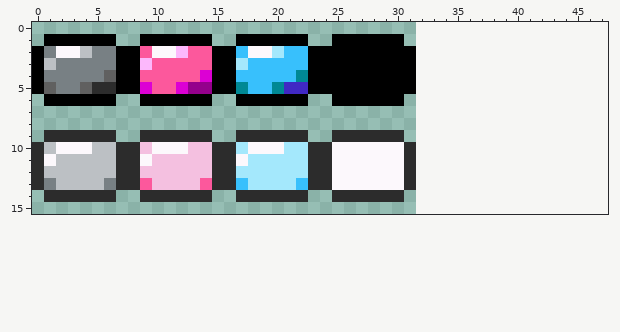
Two versions of one pixel-art file, Aseprite/Pegs.aseprite. Above: the version before the commit.
32x16 pixels, 1 frame. The old version is drawn lined up with the new one, on the new canvas.
After:
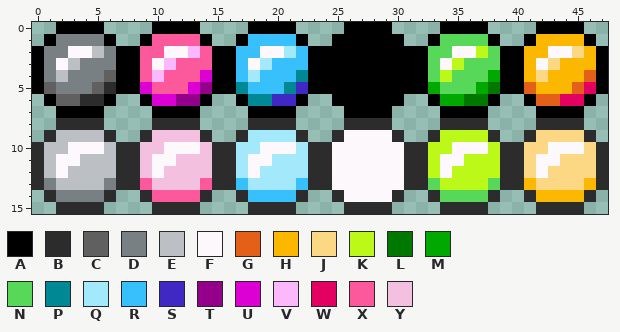
Palette (. is transparent): A #000000  B #2c2c2c  C #606060  D #788084  E #bcc0c4  F #fcf8fc  G #e46018  H #fcb800  J #fcd884  K #bcf818  L #007800  M #00a800  N #58d858  P #008894  Q #a4e8fc  R #38c0fc  S #4028c4  T #94008c  U #dc00d4  V #fcb8fc  W #e40060  X #fc589c  Y #f4c0e0
The edit:
{"change": "canvas 32x16 -> 48x16"}
{"y":0,"x":2,"old":"....","new":"AAAA"}
{"y":0,"x":10,"old":"....","new":"AAAA"}
{"y":0,"x":18,"old":"....","new":"AAAA"}
{"y":0,"x":26,"old":"....","new":"AAAA"}
{"y":0,"x":34,"old":"....","new":"AAAA"}
{"y":0,"x":42,"old":"....","new":"AAAA"}
{"y":1,"x":2,"old":"AAAA","new":"DDDD"}
{"y":1,"x":10,"old":"AAAA","new":"XXXX"}
{"y":1,"x":18,"old":"AAAA","new":"RRRR"}
{"y":1,"x":33,"old":"......","new":"ANNNNA"}
{"y":1,"x":41,"old":"......","new":"AHHHHA"}
{"y":2,"x":2,"old":"F","new":"D"}
{"y":2,"x":4,"old":"ED","new":"FE"}
{"y":2,"x":10,"old":"F","new":"X"}
{"y":2,"x":12,"old":"VX","new":"FV"}
{"y":2,"x":18,"old":"F","new":"R"}
{"y":2,"x":20,"old":"QR","new":"FQ"}
{"y":2,"x":32,"old":"................","new":"ANNFFKNAAHHFFJHA"}
{"y":3,"x":1,"old":"EDD","new":"DFE"}
{"y":3,"x":9,"old":"VXX","new":"XFV"}
{"y":3,"x":17,"old":"QRR","new":"RFQ"}
{"y":3,"x":32,"old":"................","new":"ANFKNNNAAHFJHHHA"}
{"y":4,"x":2,"old":"D","new":"E"}
{"y":4,"x":10,"old":"X","new":"V"}
{"y":4,"x":18,"old":"R","new":"Q"}
{"y":4,"x":32,"old":"................","new":"ANKNNNMAAHJHHHGA"}
{"y":5,"x":4,"old":"CB","new":"DC"}
{"y":5,"x":12,"old":"UT","new":"XU"}
{"y":5,"x":20,"old":"PS","new":"RP"}
{"y":5,"x":32,"old":"................","new":"AMNNNMLAAGHHHGWA"}
{"y":6,"x":2,"old":"AAAA","new":"CCBB"}
{"y":6,"x":10,"old":"AAAA","new":"UUTT"}
{"y":6,"x":18,"old":"AAAA","new":"PPSS"}
{"y":6,"x":33,"old":"......","new":"AMMLLA"}
{"y":6,"x":41,"old":"......","new":"AGGWWA"}
{"y":7,"x":2,"old":"....","new":"AAAA"}
{"y":7,"x":10,"old":"....","new":"AAAA"}
{"y":7,"x":18,"old":"....","new":"AAAA"}
{"y":7,"x":26,"old":"....","new":"AAAA"}
{"y":7,"x":34,"old":"....","new":"AAAA"}
{"y":7,"x":42,"old":"....","new":"AAAA"}
{"y":8,"x":2,"old":"....","new":"BBBB"}
{"y":8,"x":10,"old":"....","new":"BBBB"}
{"y":8,"x":18,"old":"....","new":"BBBB"}
{"y":8,"x":26,"old":"....","new":"BBBB"}
{"y":8,"x":34,"old":"....","new":"BBBB"}
{"y":8,"x":42,"old":"....","new":"BBBB"}
{"y":9,"x":2,"old":"BBBB","new":"EEEE"}
{"y":9,"x":10,"old":"BBBB","new":"YYYY"}
{"y":9,"x":18,"old":"BBBB","new":"QQQQ"}
{"y":9,"x":26,"old":"BBBB","new":"FFFF"}
{"y":9,"x":33,"old":"......","new":"BKKKKB"}
{"y":9,"x":41,"old":"......","new":"BJJJJB"}
{"y":10,"x":2,"old":"F","new":"E"}
{"y":10,"x":5,"old":"E","new":"F"}
{"y":10,"x":10,"old":"F","new":"Y"}
{"y":10,"x":13,"old":"Y","new":"F"}
{"y":10,"x":18,"old":"F","new":"Q"}
{"y":10,"x":21,"old":"Q","new":"F"}
{"y":10,"x":32,"old":"................","new":"BKKFFFKBBJJFFFJB"}
{"y":11,"x":1,"old":"FEE","new":"EFF"}
{"y":11,"x":9,"old":"FYY","new":"YFF"}
{"y":11,"x":17,"old":"FQQ","new":"QFF"}
{"y":11,"x":32,"old":"................","new":"BKFFKKKBBJFFJJJB"}
{"y":12,"x":2,"old":"E","new":"F"}
{"y":12,"x":10,"old":"Y","new":"F"}
{"y":12,"x":18,"old":"Q","new":"F"}
{"y":12,"x":32,"old":"................","new":"BKFKKKKBBJFJJJJB"}
{"y":13,"x":32,"old":"................","new":"BNKKKKNBBHJJJJHB"}
{"y":14,"x":2,"old":"BBBB","new":"DDDD"}
{"y":14,"x":10,"old":"BBBB","new":"XXXX"}
{"y":14,"x":18,"old":"BBBB","new":"RRRR"}
{"y":14,"x":26,"old":"BBBB","new":"FFFF"}
{"y":14,"x":33,"old":"......","new":"BNNNNB"}
{"y":14,"x":41,"old":"......","new":"BHHHHB"}
{"y":15,"x":2,"old":"....","new":"BBBB"}
{"y":15,"x":10,"old":"....","new":"BBBB"}
{"y":15,"x":18,"old":"....","new":"BBBB"}
{"y":15,"x":26,"old":"....","new":"BBBB"}
{"y":15,"x":34,"old":"....","new":"BBBB"}
{"y":15,"x":42,"old":"....","new":"BBBB"}
{"label":"changed","picture_box":[44,22,104,214]}
{"label":"changed","picture_box":[140,22,608,214]}
